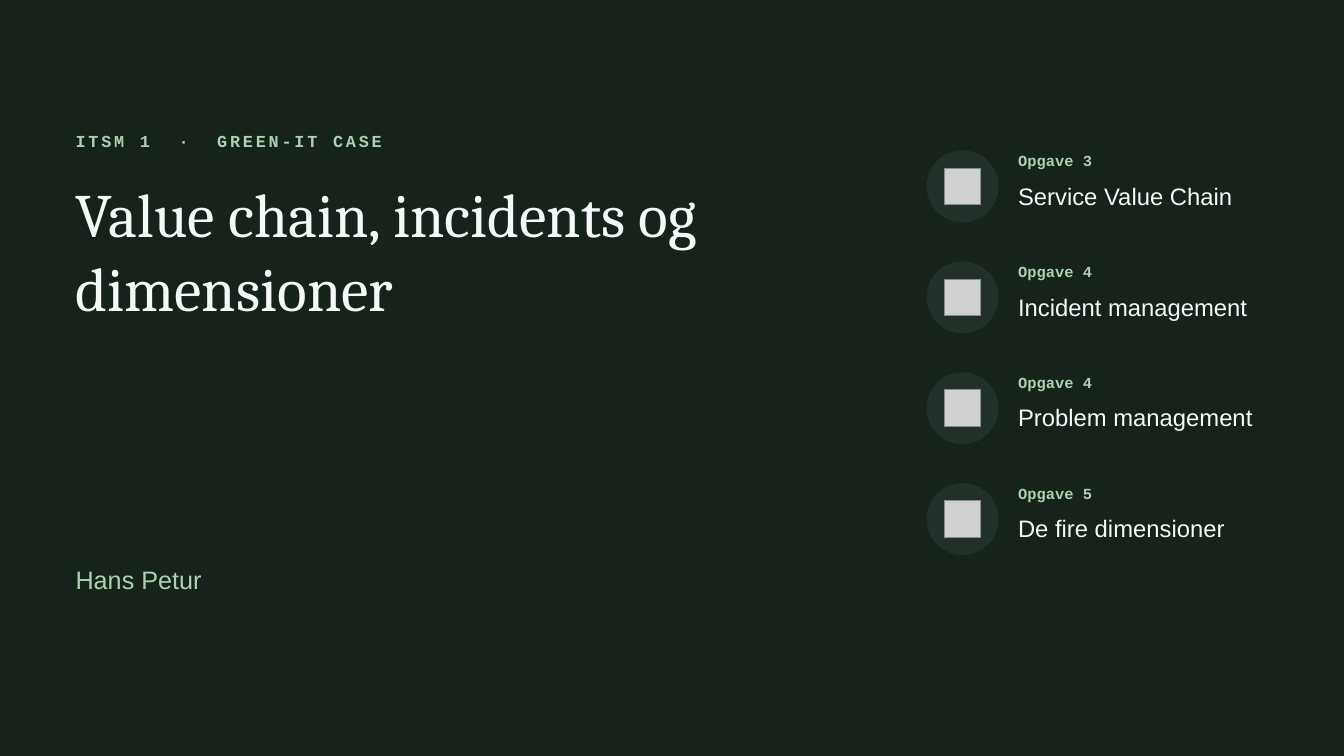
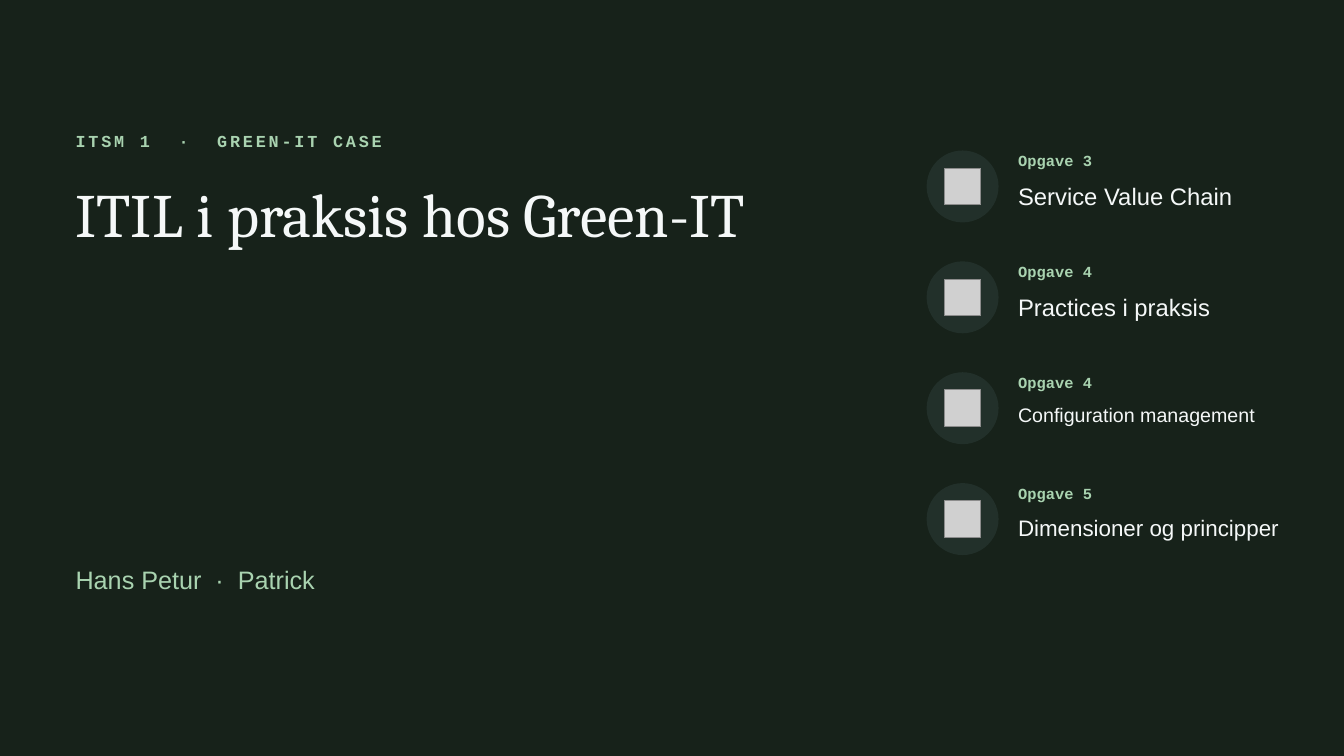
Before and after one commit to patrickhaahr/itil, a slide deck: slide 1 of praesentation/green-it-hans.pptx. Drawn at 1344x756 pixels with LibreOffice and Linux fonts; fonts in the diff are those of the drawing; grey boxes stand for pictures. Boxes give left, top, right and bottom in pixels: in the first picture for what was removed or moved away, otherwise in the second. Text is boxed around its words. In the diff, an @@ line names an element or a change of style, - is before the commit and + after.

Commit message:
feat: new slides

```diff
--- a/praesentation/green-it-hans.pptx
+++ b/praesentation/green-it-hans.pptx
@@ text at <box>76,194,745,250</box>: text changed @@
-Value chain, incidents og dimensioner
+ITIL i praksis hos Green-IT
@@ text at <box>1018,298,1209,321</box>: text changed @@
-Incident management
+Practices i praksis
@@ text at <box>1018,407,1255,426</box>: text changed; size 17 to 14 pt @@
-Problem management
+Configuration management
@@ text at <box>1018,519,1279,541</box>: text changed; size 17 to 16 pt @@
-De fire dimensioner
+Dimensioner og principper
@@ text at <box>76,570,315,589</box>: text changed @@
-Hans Petur
+Hans Petur · Patrick
```
Also in this commit, not shown: 7 slides added.
